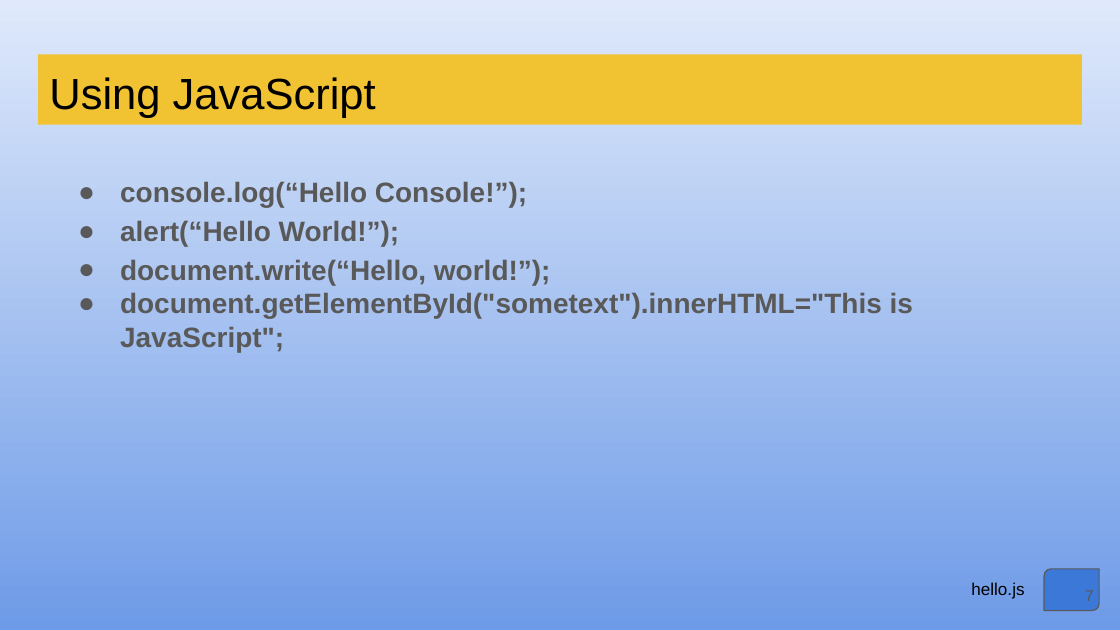
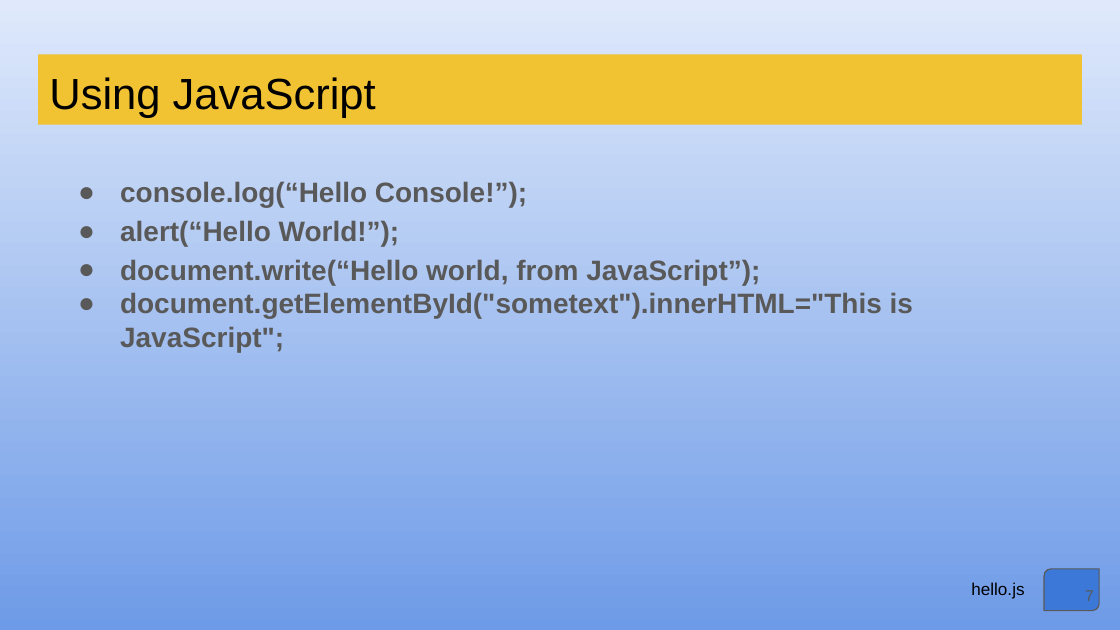
Before and after one commit to bkvspeaks/introToJavaScript, a slide deck: slide 7 of Intro_to_JavaScript.pptx. Drawn at 1120x630 pixels with LibreOffice and Linux fonts; fonts in the diff are those of the drawing. Boxes give left, top, right and bottom in pixels: in the first picture for what was removed or moved away, otherwise in the second. Text is boxed around its words. In the diff, an @@ line names an element or a change of style, - is before the commit and + after.

```diff
--- a/Intro_to_JavaScript.pptx
+++ b/Intro_to_JavaScript.pptx
@@ text at <box>120,259,760,285</box>: text changed @@
-● document.write(“Hello, world!”);
+● document.write(“Hello world, from JavaScript”);
```
Also in this commit, not shown: 4 other slides changed, 9 other files.
